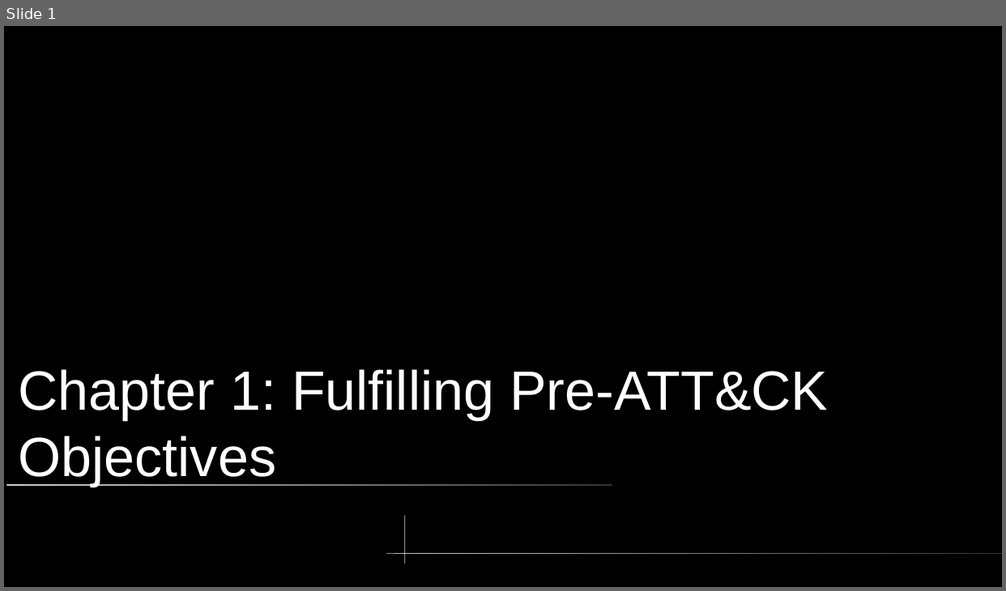
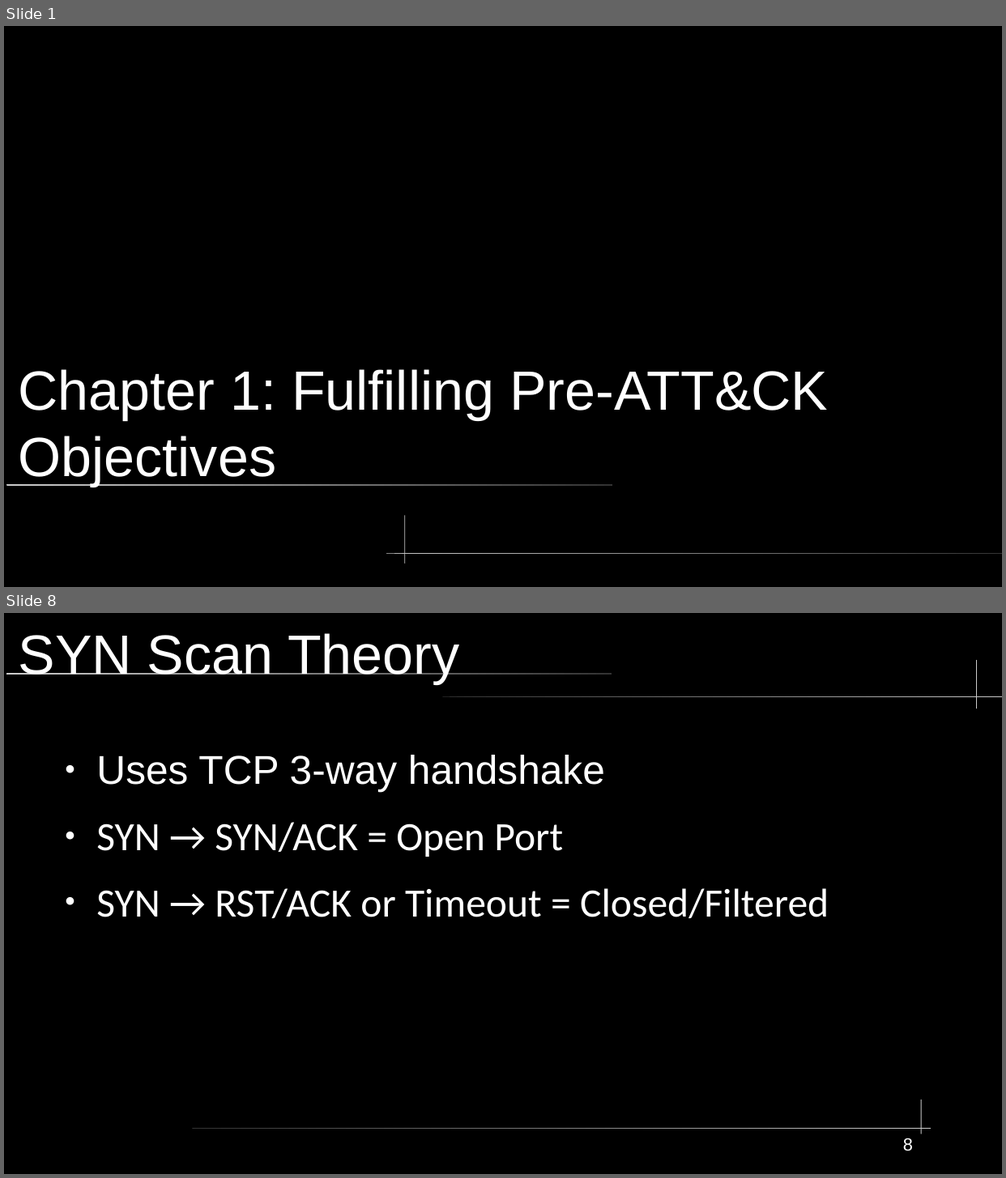
Before and after one commit to xXxSpicyBoiiixXx/COMPSFI-212, a slide deck: Cyber-Chapters/Chapter 1/Chapter1.odp. Shown one above the other, each under a label of ours: slide 1 before the commit, slides 1 and 8 after it; the slides between them are not shown. The pictures are 1006x591 and 1006x1178 pixels, drawn with LibreOffice and Linux fonts; fonts in the diff are those of the drawing. Boxes give left, top, right and bottom in pixels: in the first picture for what was removed or moved away, otherwise in the second. Text is boxed around its words. In the diff, an @@ line names an element or a change of style, - is before the commit and + after.

```diff
--- a/Cyber-Chapters/Chapter 1/Chapter1.odp
+++ b/Cyber-Chapters/Chapter 1/Chapter1.odp
@@ slide 8 added at bbox=[4, 613, 1002, 1174], background #000000 @@
@@ title added at bbox=[19, 633, 459, 684], 44 pt, text #FFFFFF @@
+SYN Scan Theory
@@ freeform shape added at bbox=[977, 660, 978, 709], fill #CCCCCC @@
@@ rounded rectangle added at bbox=[6, 673, 612, 675], fill gradient #CCCCCC to #333333 @@
@@ rounded rectangle added at bbox=[443, 696, 1002, 697], fill gradient #333333 to #CCCCCC @@
@@ text added at bbox=[96, 755, 829, 918], 32 pt, text #FFFFFF @@
+● Uses TCP 3-way handshake
+● SYN → SYN/ACK = Open Port
+● SYN → RST/ACK or Timeout = Closed/Filtered
@@ freeform shape added at bbox=[922, 1100, 923, 1135], fill #CCCCCC @@
@@ rounded rectangle added at bbox=[193, 1128, 931, 1129], fill gradient #333333 to #CCCCCC @@
@@ page number added at bbox=[903, 1139, 913, 1152], 14 pt, text #FFFFFF @@
+8
```
Also in this commit, not shown: 1 slide changed, 18 other slides added, 1 slide removed, 3 other files.
